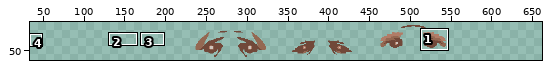
Sprite sheet -- levels_and_level_objects/bouncy_face/eyes.png. Above, an overview of the earlier version with the close-up marked.
Close-up. As it was:
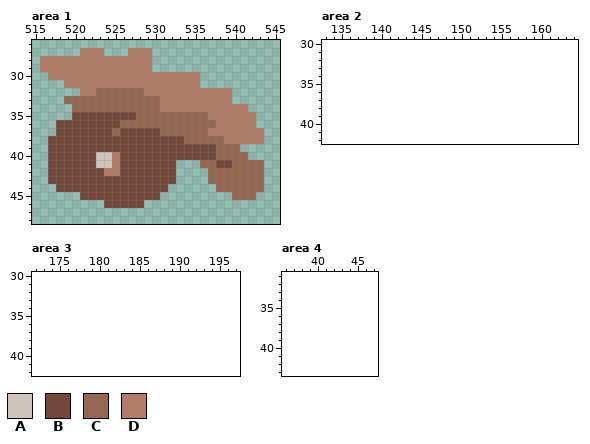
The file is 336x112 pixels. Colours within 5 levels of each other are drawn and written as one. Shown: area 1: x 515..545, y 26..48; area 2: x 133..164, y 30..42; area 3: x 172..197, y 30..42; area 4: x 36..47, y 31..43. The old version is drawn lined up with the new one, on the new canvas. The wide view leaves out empty margins. The commit also changed other parts of the picture, which this record leaves out.
Palette (. is transparent): A #cfc4bb  B #714839  C #946852  D #b17d68
The same view after the edit:
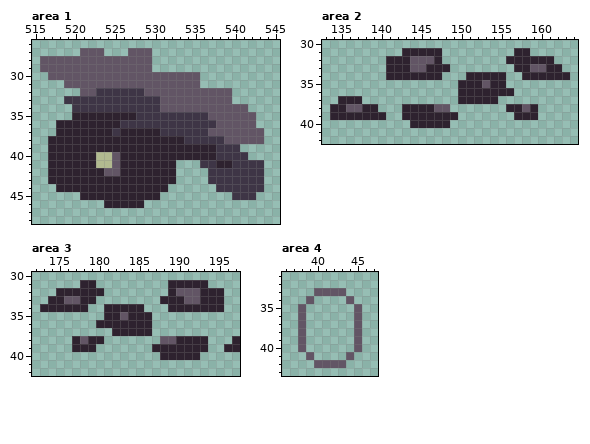
Edits made:
canvas 336x112 -> 672x112, the old top-left corner now at 224,0
@@ palette @@
-A #cfc4bb
+A #b2ba90
-B #714839
+B #2e222f
-C #946852
+C #3e3546
-D #b17d68
+D #625565
--- area 2
@@ x 133..164 @@
 30 ................................
-31 ................................
-32 ................................
-33 ................................
-34 ................................
-35 ................................
-36 ................................
-37 ................................
-38 ................................
-39 ................................
-40 ................................
+31 ..........BBBBB.........BB......
+32 ........BBBDDDB........BBBBBB...
+33 ........BBBDDBBB........BBDDBB..
+34 ........BBBBBBB...BBBBB..BBBBBB.
+35 .................BBBDBB.........
+36 .................BBBBBBB........
+37 ..BBB............BBBBB..........
+38 .BBDDBB...BBBBDD.......BBDB.....
+39 .BBBBBBB..BBBBBBB.......BBB.....
+40 ...........BBBBB................
 41 ................................
--- area 3
@@ x 172..197 @@
 30 ..........................
-31 ..........................
-32 ..........................
-33 ..........................
-34 ..........................
-35 ..........................
-36 ..........................
-37 ..........................
-38 ..........................
-39 ..........................
-40 ..........................
+31 ......BB.........BBBBB....
+32 ...BBBBBB........BDDDBBB..
+33 ..BBDDBB........BBBDDBBB..
+34 .BBBBBB..BBBBB...BBBBBBB..
+35 .........BBDBBB...........
+36 ........BBBBBBB...........
+37 ..........BBBBB...........
+38 .....BDBB.......DDBBBB...B
+39 .....BBB.......BBBBBBB..BB
+40 ................BBBBB.....
 41 ..........................
--- area 4
@@ x 36..47 @@
 32 ............
-33 ............
-34 ............
-35 ............
-36 ............
-37 ............
-38 ............
-39 ............
-40 ............
-41 ............
-42 ............
+33 ....DDDD....
+34 ...D....D...
+35 ..D......D..
+36 ..D......D..
+37 ..D......D..
+38 ..D......D..
+39 ..D......D..
+40 ..D......D..
+41 ...D....D...
+42 ....DDDD....
 43 ............
Pixel boxes of the changes (left, top, right, bottom) in both close-ups:
changed: (40, 48, 264, 208)
added: (330, 48, 570, 128)
added: (40, 280, 240, 360)
added: (298, 288, 362, 368)
